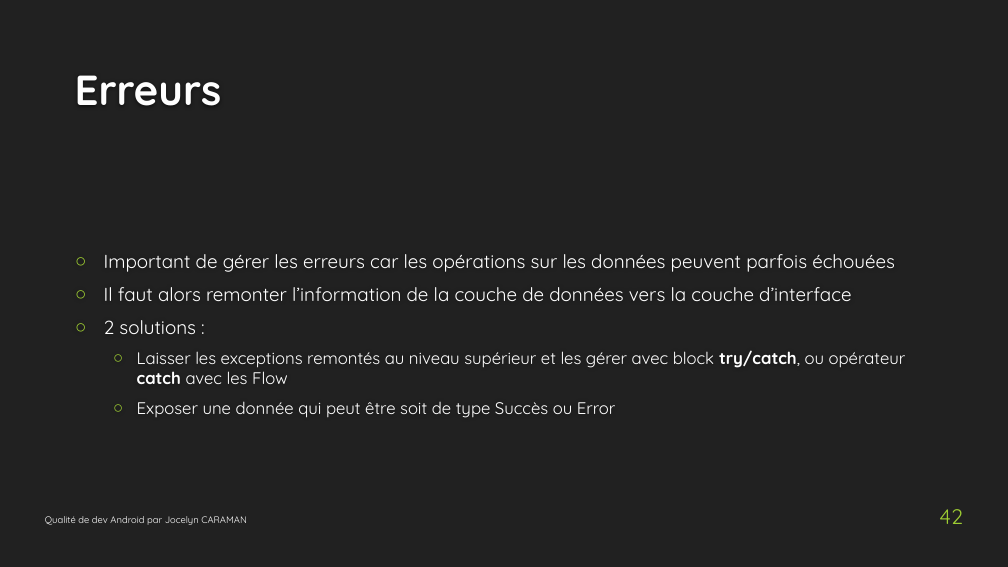
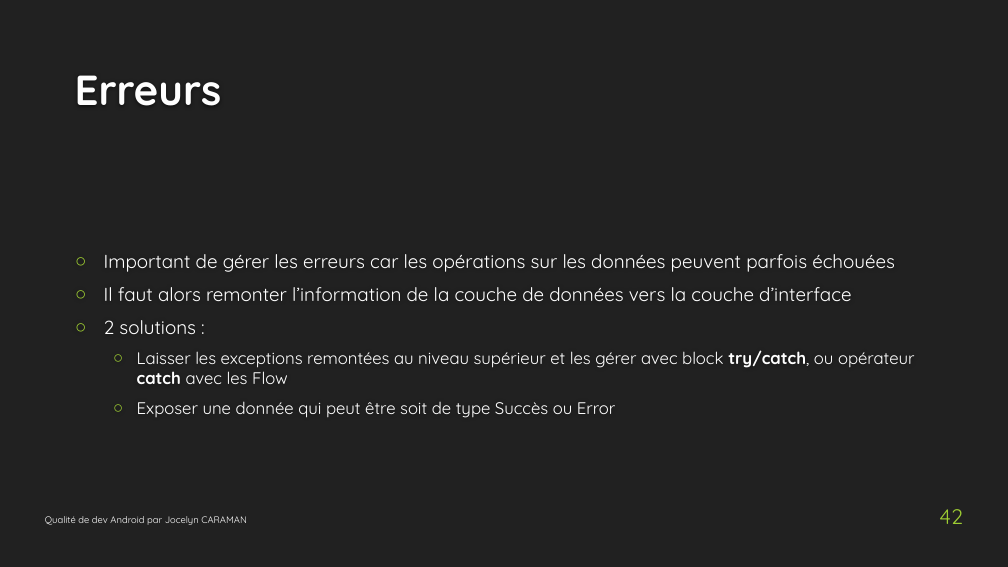
Before and after one commit to Josstoh/res508-qualite-dev-android, a slide deck: slide 42 of cours/Qualité dev Android - 5 - Acces à internet et coroutines.pptx. Drawn at 1008x567 pixels with LibreOffice and Linux fonts; fonts in the diff are those of the drawing; background and template pictures are left out. Boxes give left, top, right and bottom in pixels: in the first picture for what was removed or moved away, otherwise in the second. Text is boxed around its words. In the diff, an @@ line names an element or a change of style, - is before the commit and + after.

Commit message:
Correction typo cours 5

```diff
--- a/cours/Qualité dev Android - 5 - Acces à internet et coroutines.pptx
+++ b/cours/Qualité dev Android - 5 - Acces à internet et coroutines.pptx
@@ text at bbox=[137, 350, 915, 384]: text changed @@
-  ○ Laisser les exceptions remontés au niveau supérieur et les gérer avec block try/catch, ou opérateur catch avec les Flow
+  ○ Laisser les exceptions remontées au niveau supérieur et les gérer avec block try/catch, ou opérateur catch avec les Flow
```
Also in this commit, not shown: 1 other slide changed.
